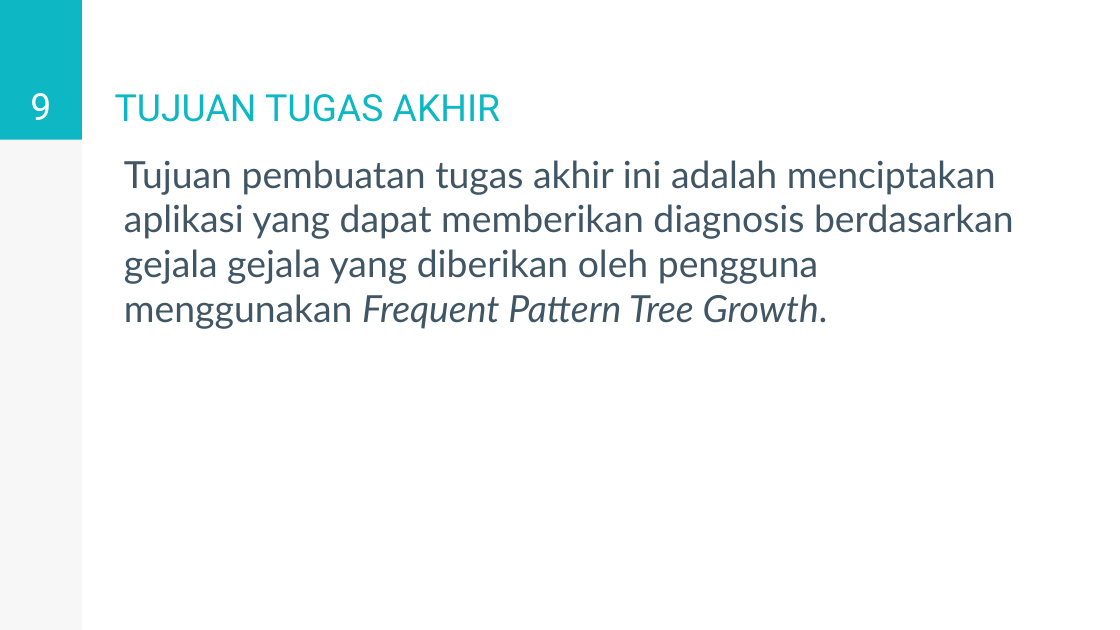
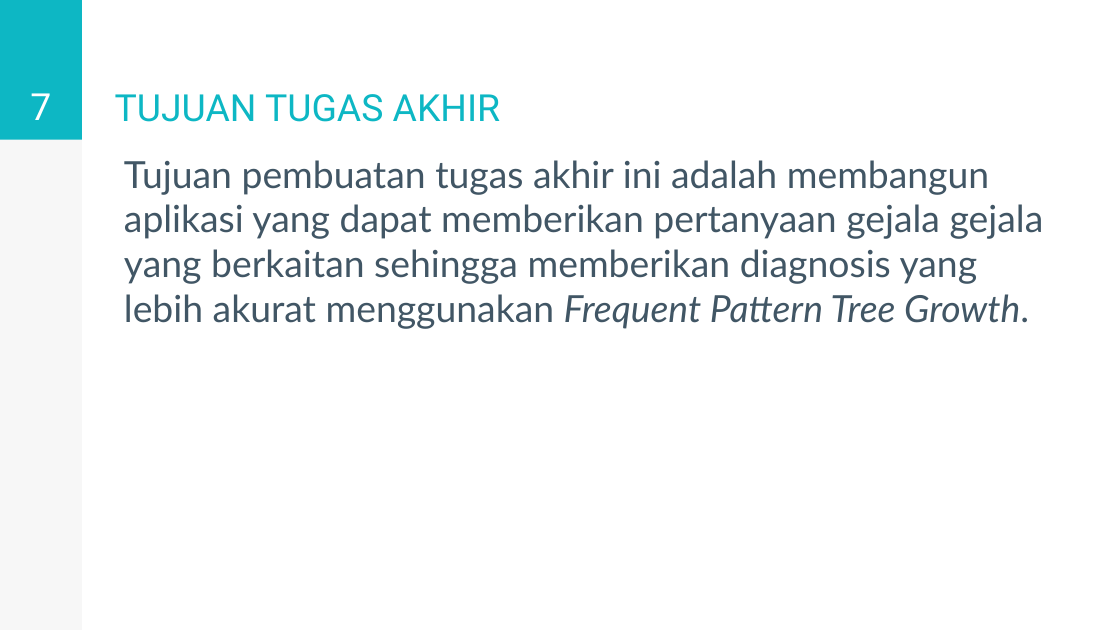
Before and after one commit to kevinfachreza/TugasAkhir, a slide deck: slide 7 of PPT/5114100128-v1.0.pptx (slide 9 before the commit). Drawn at 1120x630 pixels with LibreOffice and Linux fonts; fonts in the diff are those of the drawing. Boxes give left, top, right and bottom in pixels: in the first picture for what was removed or moved away, otherwise in the second. Text is boxed around its words. In the diff, an @@ line names an element or a change of style, - is before the commit and + after.

```diff
--- a/PPT/5114100128-v1.0.pptx
+++ b/PPT/5114100128-v1.0.pptx
@@ page number at box(30, 93, 51, 120): text changed @@
-9
+7
@@ text at box(124, 160, 1044, 329): text changed @@
-Tujuan pembuatan tugas akhir ini adalah menciptakan aplikasi yang dapat memberikan diagnosis berdasarkan gejala gejala yang diberikan oleh pengguna menggunakan Frequent Pattern Tree Growth.
+Tujuan pembuatan tugas akhir ini adalah membangun aplikasi yang dapat memberikan pertanyaan gejala gejala yang berkaitan sehingga memberikan diagnosis yang lebih akurat menggunakan Frequent Pattern Tree Growth.
```
Also in this commit, not shown: 16 other slides changed, 36 slides added, 11 other files.
